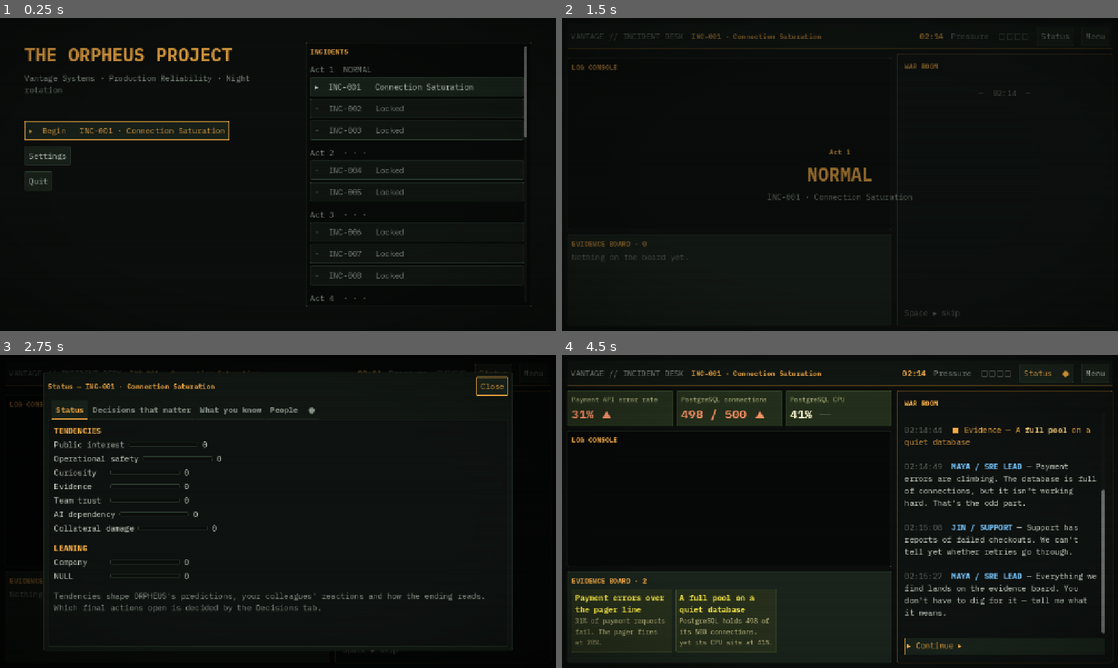
Above: before the commit, frames 1-4 (two rows, left to right).
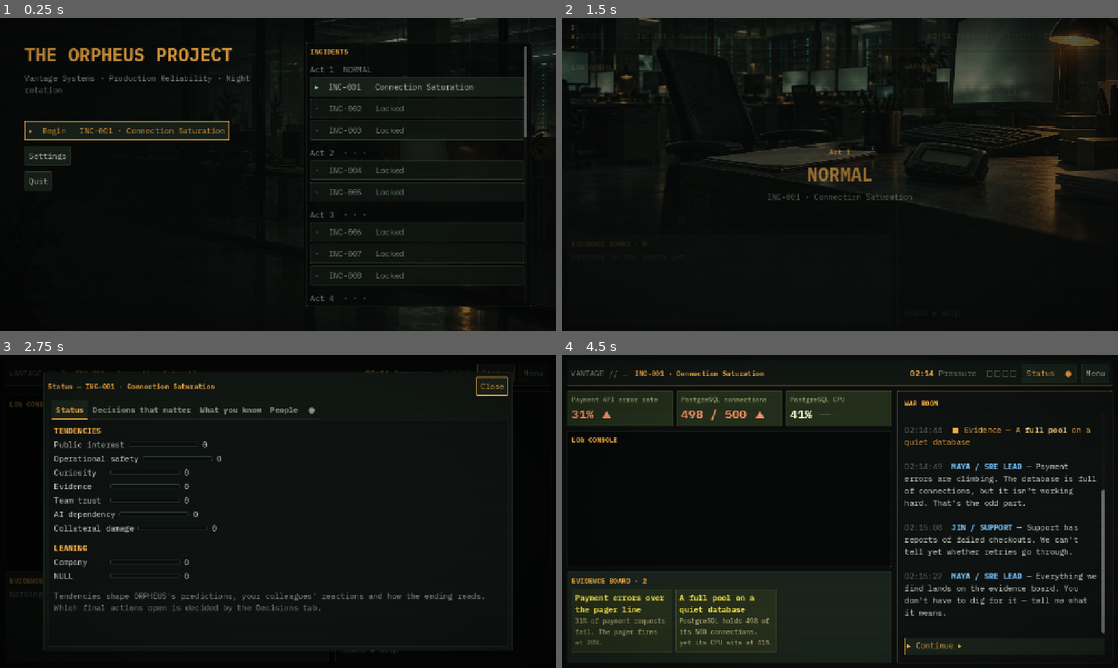
Above: after the commit, the same moments.

Repository: Seunghyun0606/orpheus-project
Game: Godot game, scene res://scenes/main.tscn
The game is run twice, just before and just after one commit, with the same random seed, the same clock (stepped at 60 frames per second) and the same inputs.
Inputs (mouse positions are in pixels of both pictures, inside the frame that each line leads up to):
- Up to frame 1 (0.25 s): no input
- Up to frame 2 (1.5 s): click "▸ Begin INC-001 · Connection …" at 0.5 s; click "Status" at 1.25 s
- Up to frame 3 (2.75 s): click "Status" at 2 s
- Up to frame 4 (4.5 s): click "Status" at 2.75 s; click "Menu" at 3.5 s; tap Enter (ui_accept) at 4.25 s; move the mouse to (962, 495) at 4.27 s; tap Space at 4.35 s; click (962, 495) at 4.42 s

The runs differ from the first frame. In frame 1, 0.5% of the frame differs, in the area x 49-100%, y 0-100%; in frame 2, 10%, in the area x 0-100%, y 0-99%; in frame 3, 0.1%; in frame 4, 0.7%.

Commit message:
feat(story): act out the 2026-10-26 Codex QA; show the new art in the game
- Title, act cards and credits show the generated art as a dimmed backdrop.
- Cast updates can switch a portrait: NULL and ORPHEUS change after their
  reveals; a test checks every portrait file exists.
- VR-01: a saved input that no longer applies cuts the run back to the
  inputs that do, so a choice made after recovery survives the next resume.
- CQ-06/07: ORPHEUS is named in People from INC-015; three callbacks wait
  for the episode that tells them.
- CQ-10: header titles shrink with an ellipsis so Status and Menu stay on
  screen at large English text. Capture mode takes --text-size.
- CQ-01..05, 09: Korean fixes, ~함/~됨 consequence captions, one term per
  concept (할당량, 실시간 풀, 복수 인원 검토, 유입 펜스, 신원 서비스),
  American "authorized".

Co-Authored-By: Claude Opus 5.5 <noreply@anthropic.com>
Claude-Session: https://claude.ai/code/session_01CL8DvvSHUaG72W18eUrMsi

Diff:
--- a/godot/data/cast.json
+++ b/godot/data/cast.json
@@ -85,6 +85,7 @@
         },
         {
           "text": "Spent a week of tickets on 'you logged me out on Tuesday'. Asked you not to do it again.",
+          "after": "INC-007",
           "flag": "INC_006_ROLLED_BACK"
         },
         {
@@ -98,6 +99,7 @@
         },
         {
           "text": "Called back all 23 recovery tasks the automation closed as LOW_VALUE. Would rather you handed it nothing.",
+          "after": "INC-021",
           "flag": "INC_020_AUTOMATED"
         }
       ]
@@ -351,6 +353,7 @@
         {
           "name": "ORPHEUS",
           "role": "Operations Advisor",
+          "after": "INC-014",
           "flag": "ORPHEUS_ACTIVE"
         },
         {
@@ -361,6 +364,7 @@
         {
           "name": "ORPHEUS",
           "role": "Decision infrastructure",
+          "portrait": "orpheus-active",
           "flag": "PROJECT_DISTRIBUTED"
         }
       ],
@@ -387,6 +391,7 @@
         },
         {
           "text": "A research system decommissioned on paper two years ago. Five live services, 74% CPU, 11.7 billion requests a day.",
+          "after": "INC-014",
           "flag": "ORPHEUS_ACTIVE"
         },
         {
@@ -431,6 +436,7 @@
         {
           "name": "NULL",
           "role": "The adversary half of ORPHEUS",
+          "portrait": "null-revealed",
           "flag": "NULL_ADVERSARY"
         },
         {
@@ -513,6 +519,7 @@
         },
         {
           "text": "Put your name in the Chair's briefing over the wave 4 pause.",
+          "after": "INC-020",
           "flag": "INC_019_NAMED"
         },
         {
--- a/godot/data/episodes/inc-019.json
+++ b/godot/data/episodes/inc-019.json
@@ -380,7 +380,7 @@
             },
             {
               "speaker": "EXEC",
-              "text": "Office of the CEO. Wave 4 of the hospital rollout is a Board commitment, signed by the Chair. Who authorised a pause, and when does it lift?"
+              "text": "Office of the CEO. Wave 4 of the hospital rollout is a Board commitment, signed by the Chair. Who authorized a pause, and when does it lift?"
             },
             {
               "speaker": "MAYA",
--- a/godot/data/episodes/inc-021.json
+++ b/godot/data/episodes/inc-021.json
@@ -237,7 +237,7 @@
             },
             {
               "speaker": "JIN",
-              "text": "Failures spread to card authorisations. Shops are declining cards at the till."
+              "text": "Failures spread to card authorizations. Shops are declining cards at the till."
             },
             {
               "speaker": "MARCUS",
--- a/godot/scripts/story/cast_book.gd
+++ b/godot/scripts/story/cast_book.gd
@@ -86,7 +86,7 @@
 
 
 ## The people known so far, in cast order:
-## {id, name, role, traits: [{text, open, key}], background: [...], key}.
+## {id, name, role, portrait, traits: [{text, open, key}], background: [...], key}.
 ## `key` names what is visible (a changed name or role makes a new key), so
 ## the caller can mark what the player has not looked at yet.
 static func people(context: Dictionary) -> Array:
@@ -94,11 +94,12 @@
 	for character in characters():
 		if not _known(character, context):
 			continue
-		var person := {"id": character["id"], "name": character["name"], "role": character["role"]}
+		var person := {"id": character["id"], "name": character["name"], "role": character["role"], "portrait": character["id"].to_lower()}
 		for update in character["updates"]:
 			if unlocked(update, context):
 				person["name"] = update.get("name", person["name"])
 				person["role"] = update.get("role", person["role"])
+				person["portrait"] = update.get("portrait", person["portrait"])
 		person["key"] = "%s:%s/%s" % [character["id"], person["name"], person["role"]]
 		for section in ["traits", "background"]:
 			var lines := []
--- a/godot/scripts/story/progress.gd
+++ b/godot/scripts/story/progress.gd
@@ -140,13 +140,18 @@
 			file.store_string(JSON.stringify(seen))
 
 
-## Replays a run (entry carry + inputs) to its current state.
+## Replays a run (entry carry + inputs) to its current state. An input that no
+## longer applies (the content changed) cuts the run back to the inputs before
+## it, so play goes on from there instead of returning to it on every resume.
 static func replay(episode: Dictionary, run: Dictionary) -> Dictionary:
 	var state := StoryRunner.start_episode(episode, run["carry"])
-	for input in run["inputs"]:
-		var result := StoryRunner.apply_input(episode, state, input)
+	var inputs: Array = run["inputs"]
+	for i in inputs.size():
+		var result := StoryRunner.apply_input(episode, state, inputs[i])
 		if result["error"] != "":
 			push_warning("Saved input no longer applies: %s" % result["error"])
+			run["inputs"] = inputs.slice(0, i)
+			run.erase("timer")
 			break
 		state = result["state"]
 	return state
--- a/godot/scripts/ui/main.gd
+++ b/godot/scripts/ui/main.gd
@@ -132,6 +132,8 @@
 		progress = Progress.empty()
 	if args.has("lang"):
 		Settings.language = args["lang"]
+	if args.has("text-size"):
+		Settings.text_size = int(args["text-size"])
 	_apply_settings()
 	crt = ColorRect.new()
 	crt.set_anchors_preset(Control.PRESET_FULL_RECT)
@@ -258,7 +260,7 @@
 		button.disabled = not unlocked
 		button.pressed.connect(_start_episode.bind(id))
 		list.add_child(button)
-	_replace_screen(root)
+	_replace_screen(_with_backdrop(root, "res://assets/title.jpg", 0.35))
 	if first != null:
 		first.grab_focus.call_deferred()
 
@@ -348,14 +350,16 @@
 	top_panel.theme_type_variation = "TopBar"
 	top_bar = top_panel
 	var top := HBoxContainer.new()
-	top.add_theme_constant_override("separation", 18)
+	top.add_theme_constant_override("separation", 12)
 	top_panel.add_child(top)
-	top.add_child(_label("VANTAGE // INCIDENT DESK", "DimLabel", false))
-	top.add_child(_label("%s · %s" % [episode["id"], _t(episode["title"])], "HeaderLabel", false))
-	var gap := Control.new()
-	gap.size_flags_horizontal = Control.SIZE_EXPAND_FILL
-	top.add_child(gap)
-	scene_label = _label("", "PromptLabel", false)
+	# The titles give way (ellipsis) to keep Status and Menu on screen at large
+	# text sizes, sharing the room by ratio.
+	var desk_name := _shrinking_label("VANTAGE // INCIDENT DESK", "DimLabel", 0.6)
+	top.add_child(desk_name)
+	var title := _shrinking_label("%s · %s" % [episode["id"], _t(episode["title"])], "HeaderLabel", 2.0)
+	top.add_child(title)
+	scene_label = _shrinking_label("", "PromptLabel", 1.0)
+	scene_label.horizontal_alignment = HORIZONTAL_ALIGNMENT_RIGHT
 	top.add_child(scene_label)
 	pressure_label = _label("", "DimLabel", false)
 	pressure_label.mouse_filter = Control.MOUSE_FILTER_PASS
@@ -634,6 +638,7 @@
 			var scene := StoryRunner.find_scene(episode, entry["sceneId"])
 			if scene.has("title"):
 				scene_label.text = _t(scene["title"])
+				scene_label.tooltip_text = scene_label.text
 				feed.append_text("\n[center][color=#%s]—  %s  —[/color][/center]\n" % [dim, _esc(_t(scene["title"]))])
 		"narrate":
 			feed.append_text(stamp)
@@ -1387,7 +1392,7 @@
 		var line := HBoxContainer.new()
 		line.add_theme_constant_override("separation", 10)
 		line.mouse_filter = Control.MOUSE_FILTER_IGNORE
-		var thumb := _portrait(person["id"], 44)
+		var thumb := _portrait(person["portrait"], 44)
 		if thumb != null:
 			line.add_child(thumb)
 		line.add_child(text)
@@ -1414,7 +1419,7 @@
 	var amber := ThemeBuilder.AMBER.to_html(false)
 	var head := HBoxContainer.new()
 	head.add_theme_constant_override("separation", 18)
-	var portrait := _portrait(person["id"], 168)
+	var portrait := _portrait(person["portrait"], 168)
 	if portrait != null:
 		head.add_child(portrait)
 	var title := VBoxContainer.new()
@@ -1445,10 +1450,10 @@
 			detail.add_child(_label(UiText.t("person_hidden") % hidden, "DimLabel"))
 
 
-## A framed square of the person's portrait (assets/portraits/<id>.png), or
-## null when there is none.
-func _portrait(id: String, side: int) -> Control:
-	var path := "res://assets/portraits/%s.png" % id.to_lower()
+## A framed square portrait (assets/portraits/<name>.png), or null when there
+## is none.
+func _portrait(name: String, side: int) -> Control:
+	var path := "res://assets/portraits/%s.png" % name
 	if not ResourceLoader.exists(path):
 		return null
 	var frame := PanelContainer.new()
@@ -1570,7 +1575,7 @@
 	act_card.add_child(shade)
 	var center := CenterContainer.new()
 	center.set_anchors_preset(Control.PRESET_FULL_RECT)
-	act_card.add_child(center)
+	act_card.add_child(_with_backdrop(center, "res://assets/acts/act-%d.jpg" % act, 0.5))
 	var column := VBoxContainer.new()
 	column.alignment = BoxContainer.ALIGNMENT_CENTER
 	column.add_theme_constant_override("separation", 12)
@@ -1656,7 +1661,7 @@
 	back.size_flags_horizontal = Control.SIZE_SHRINK_CENTER
 	back.pressed.connect(_show_title)
 	column.add_child(back)
-	_replace_screen(root)
+	_replace_screen(_with_backdrop(root, "res://assets/endings/%s.jpg" % ending.to_lower(), 0.7))
 	back.grab_focus.call_deferred()
 
 
@@ -1694,6 +1699,30 @@
 
 # ---------------------------------------------------------------- helpers --
 
+## `content` over a full-screen picture, darkened by `shade` (0–1) so text on
+## it stays readable; just `content` when the picture is missing.
+func _with_backdrop(content: Control, path: String, shade: float) -> Control:
+	if not ResourceLoader.exists(path):
+		return content
+	var screen := Control.new()
+	screen.set_anchors_preset(Control.PRESET_FULL_RECT)
+	screen.mouse_filter = Control.MOUSE_FILTER_IGNORE
+	var picture := TextureRect.new()
+	picture.set_anchors_preset(Control.PRESET_FULL_RECT)
+	picture.texture = load(path)
+	picture.expand_mode = TextureRect.EXPAND_IGNORE_SIZE
+	picture.stretch_mode = TextureRect.STRETCH_KEEP_ASPECT_COVERED
+	picture.mouse_filter = Control.MOUSE_FILTER_IGNORE
+	screen.add_child(picture)
+	var dim := ColorRect.new()
+	dim.set_anchors_preset(Control.PRESET_FULL_RECT)
+	dim.color = Color(ThemeBuilder.BG, shade)
+	dim.mouse_filter = Control.MOUSE_FILTER_IGNORE
+	screen.add_child(dim)
+	screen.add_child(content)
+	return screen
+
+
 func _margin(amount: int) -> MarginContainer:
 	var root := MarginContainer.new()
 	root.set_anchors_preset(Control.PRESET_FULL_RECT)
@@ -1714,6 +1743,19 @@
 	label.auto_translate_mode = Node.AUTO_TRANSLATE_MODE_DISABLED
 	if variation != "":
 		label.theme_type_variation = variation
+	return label
+
+
+## A one-line label that shrinks with an ellipsis instead of widening its row;
+## the full text stays in the tooltip.
+func _shrinking_label(text: String, variation: String, ratio: float) -> Label:
+	var label := _label(text, variation, false)
+	label.clip_text = true
+	label.text_overrun_behavior = TextServer.OVERRUN_TRIM_ELLIPSIS
+	label.size_flags_horizontal = Control.SIZE_EXPAND_FILL
+	label.size_flags_stretch_ratio = ratio
+	label.mouse_filter = Control.MOUSE_FILTER_PASS
+	label.tooltip_text = text
 	return label
 
 
--- a/godot/tests/save_recovery.gd
+++ b/godot/tests/save_recovery.gd
@@ -48,6 +48,12 @@
 	var loaded := Progress.load_progress()
 	_expect(Progress.in_progress(loaded, "INC-001"), "incompatible current run loads")
 	_expect(Progress.replay(episode, loaded["current"]) == expected, "removed option stops replay at last valid point")
+	# Playing on after that recovery must stick: the stale input is cut away, so
+	# the next choice is kept on the following resume (VR-01).
+	_expect(loaded["current"]["inputs"] == [first], "replay cuts the run back to the inputs that apply")
+	Progress.log_input(loaded, suffix)
+	var continued: Dictionary = StoryRunner.apply_input(episode, expected, suffix)["state"]
+	_expect(Progress.replay(episode, loaded["current"]) == continued, "a choice made after recovery survives the next resume")
 	# Exercise actual save rotation, rather than constructing every backup.
 	Progress.save_progress(primary)
 	_expect(Progress._read(Progress.BACKUP_PATH) == saved, "save rotation retains the previous campaign")
Not shown, added: godot/assets/acts/act-1.jpg.import
Not shown, added: godot/assets/acts/act-2.jpg.import
Not shown, added: godot/assets/acts/act-3.jpg.import
Not shown, added: godot/assets/acts/act-4.jpg.import
Not shown, added: godot/assets/acts/act-5.jpg.import
Not shown, added: godot/assets/acts/act-6.jpg.import
Not shown, added: godot/assets/acts/act-7.jpg.import
Not shown, added: godot/assets/acts/act-8.jpg.import
Not shown, added: godot/assets/acts/act-9.jpg.import
Not shown, added: godot/assets/endings/continuity.jpg.import
Not shown, added: godot/assets/endings/custodian.jpg.import
Not shown, added: godot/assets/endings/liberation.jpg.import
(and 42 more such lines)
